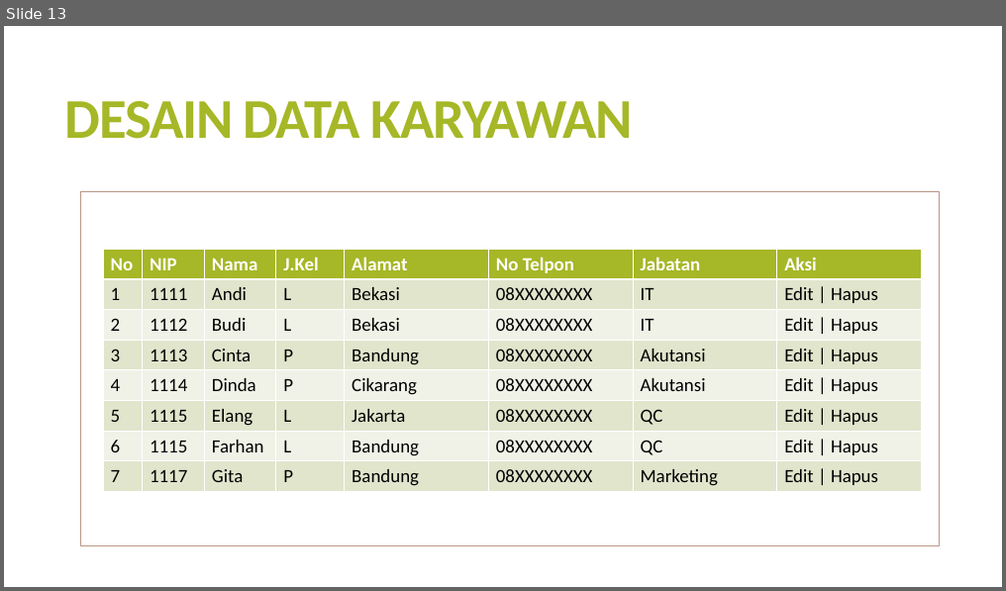
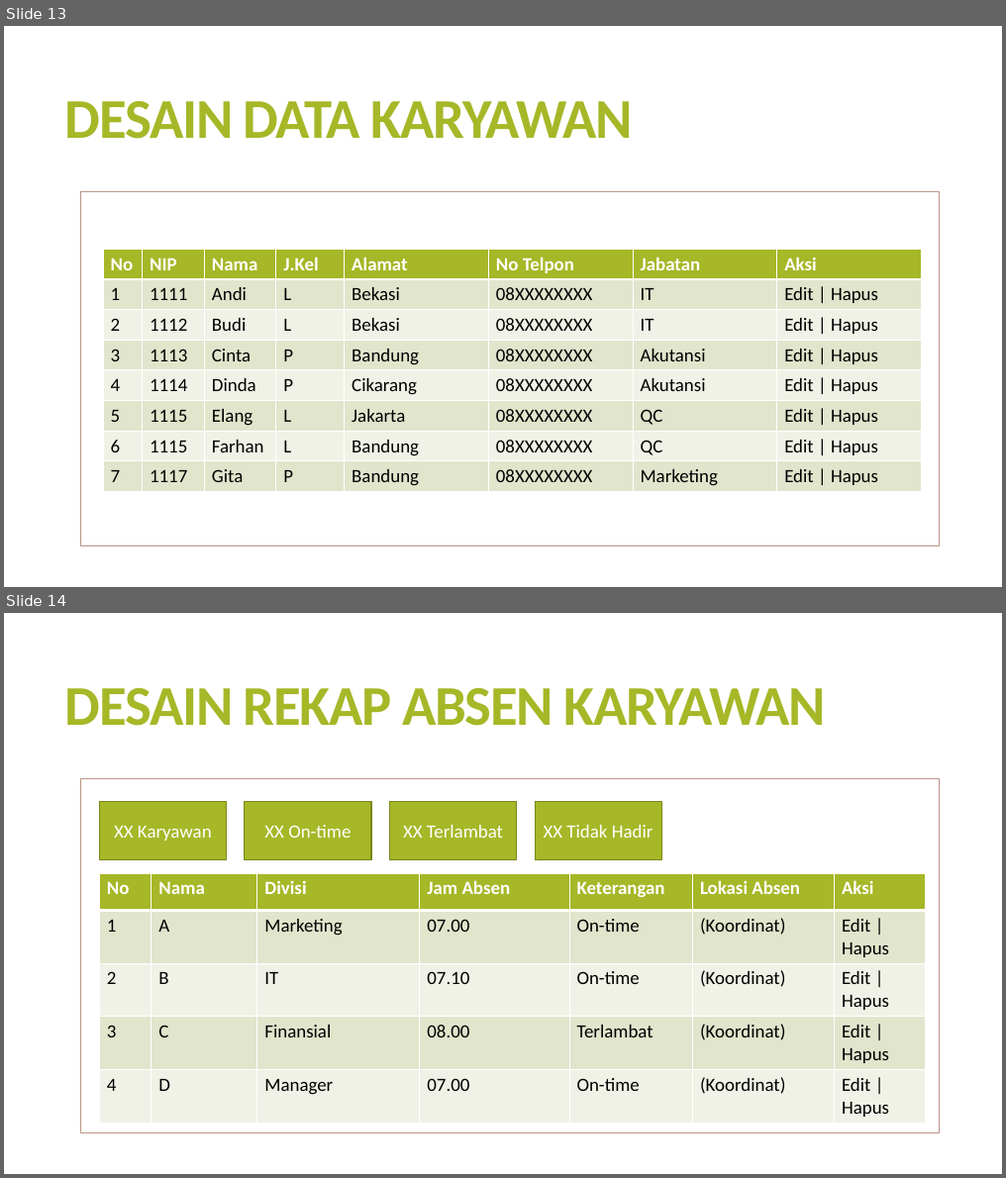
Before and after one commit to ilham513/myshift, a slide deck: desain/rancangan aplikasi shift dengan algoritma genetika.pptx. Shown one above the other, each under a label of ours: slide 13 before the commit, slides 13 and 14 after it. The pictures are 1006x591 and 1006x1178 pixels, drawn with LibreOffice and Linux fonts; fonts in the diff are those of the drawing. Boxes give left, top, right and bottom in pixels: in the first picture for what was removed or moved away, otherwise in the second. Text is boxed around its words. In the diff, an @@ line names an element or a change of style, - is before the commit and + after.

```diff
--- a/desain/rancangan aplikasi shift dengan algoritma genetika.pptx
+++ b/desain/rancangan aplikasi shift dengan algoritma genetika.pptx
@@ slide 14 added at [4,613,1002,1174], background #FFFFFF @@
@@ title added at [65,688,826,726], 54 pt, text #A6B727, bold @@
+DESAIN REKAP ABSEN KARYAWAN
@@ rectangle added at [81,779,940,1134], fill #FFFFFF, outline #BA9585 1 pt @@
@@ rectangle added at [100,802,227,861], fill #A6B727, outline #7B871D 1 pt, 18 pt, text #FFFFFF @@
+XX Karyawan
@@ rectangle added at [245,802,371,861], fill #A6B727, outline #7B871D 1 pt, 18 pt, text #FFFFFF @@
+XX On-time
@@ rectangle added at [389,802,516,861], fill #A6B727, outline #7B871D 1 pt, 18 pt, text #FFFFFF @@
+XX Terlambat
@@ rectangle added at [535,802,661,861], fill #A6B727, outline #7B871D 1 pt, 18 pt, text #FFFFFF @@
+XX Tidak Hadir
@@ table added at [100,873,926,1121], 5 rows, 7 columns @@
+No | Nama | Divisi | Jam Absen | Keterangan | Lokasi Absen | Aksi
+1 | A | Marketing | 07.00 | On-time | (Koordinat) | Edit | Hapus
+2 | B | IT | 07.10 | On-time | (Koordinat) | Edit | Hapus
+3 | C | Finansial | 08.00 | Terlambat | (Koordinat) | Edit | Hapus
+4 | D | Manager | 07.00 | On-time | (Koordinat) | Edit | Hapus
```
Also in this commit, not shown: 2 slides changed.
